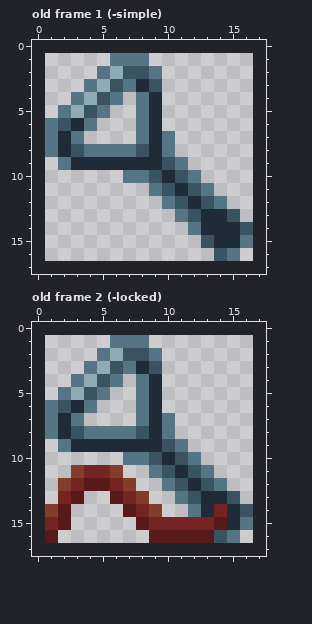
Pixel-art file -- art/items/bottle-opener.aseprite. Above: the version before the commit.
16x16 pixels, 2 frames. Shown: old frame 1 (-simple), old frame 2 (-locked). The old version is drawn lined up with the new one, on the new canvas.
Now the later version:
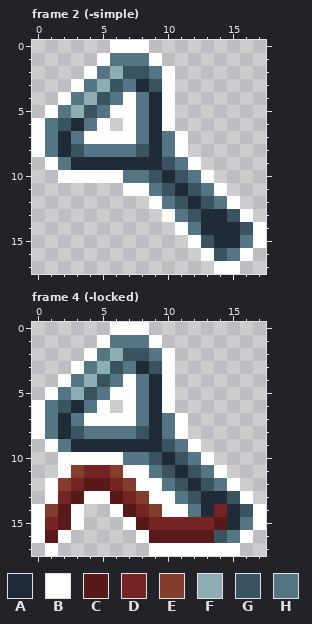
Palette (. is transparent): A #1f2b36  B #ffffff  C #581919  D #762323  E #823d2b  F #8fabb3  G #3a5361  H #557585
A new or re-ordered frame is compared with the old frame closest to it.
From old to new:
canvas 16x16 -> 18x18, the old top-left corner now at 1,1
frames 2 -> 4
Frame 2 (-simple) is new; against old frame 1 (-simple):
y 0: x 6..8 ... -> BBB
y 1: x 5 . -> B; x 9 . -> B
y 2: x 4 . -> B; x 10 . -> B
y 3: x 3 . -> B; x 10 . -> B
y 4: x 2 . -> B; x 7 . -> B; x 10 . -> B
y 5: x 1 . -> B; x 6..7 .. -> BB; x 10 . -> B
y 6: x 0 . -> B; x 5 . -> B; x 7 . -> B; x 10 . -> B
y 7: x 0 . -> B; x 4..7 .... -> BBBB; x 11 . -> B
y 8: x 0 . -> B; x 11 . -> B
y 9: x 1 . -> B; x 12 . -> B
y 10: x 2..6 ..... -> BBBBB; x 13 . -> B
y 11: x 7..8 .. -> BB; x 14 . -> B
y 12: x 9 . -> B; x 15 . -> B
y 13: x 10 . -> B; x 16 . -> B
y 14: x 11 . -> B; x 17 . -> B
y 15: x 12 . -> B; x 17 . -> B
y 16: x 13 . -> B; x 16 . -> B
y 17: x 14..15 .. -> BB
Frame 4 (-locked) is new; against old frame 2 (-locked):
y 0: x 6..8 ... -> BBB
y 1: x 5 . -> B; x 9 . -> B
y 2: x 4 . -> B; x 10 . -> B
y 3: x 3 . -> B; x 10 . -> B
y 4: x 2 . -> B; x 7 . -> B; x 10 . -> B
y 5: x 1 . -> B; x 6..7 .. -> BB; x 10 . -> B
y 6: x 0 . -> B; x 5 . -> B; x 7 . -> B; x 10 . -> B
y 7: x 0 . -> B; x 4..7 .... -> BBBB; x 11 . -> B
y 8: x 0 . -> B; x 11 . -> B
y 9: x 1 . -> B; x 12 . -> B
y 10: x 2..6 ..... -> BBBBB; x 13 . -> B
y 11: x 2 . -> B; x 7..8 .. -> BB; x 14 . -> B
y 12: x 1 . -> B; x 8..9 .. -> BB; x 15 . -> B
y 13: x 1 . -> B; x 4..5 .. -> BB; x 9..10 .. -> BB; x 16 . -> B
y 14: x 0 . -> B; x 3 . -> B; x 6 . -> B; x 10..11 .. -> BB; x 17 . -> B
y 15: x 0 . -> B; x 3 . -> B; x 7 . -> B; x 17 . -> B
y 16: x 0 . -> B; x 2 . -> B; x 8 . -> B; x 16 . -> B
y 17: x 1 . -> B; x 9..15 ....... -> BBBBBBB
